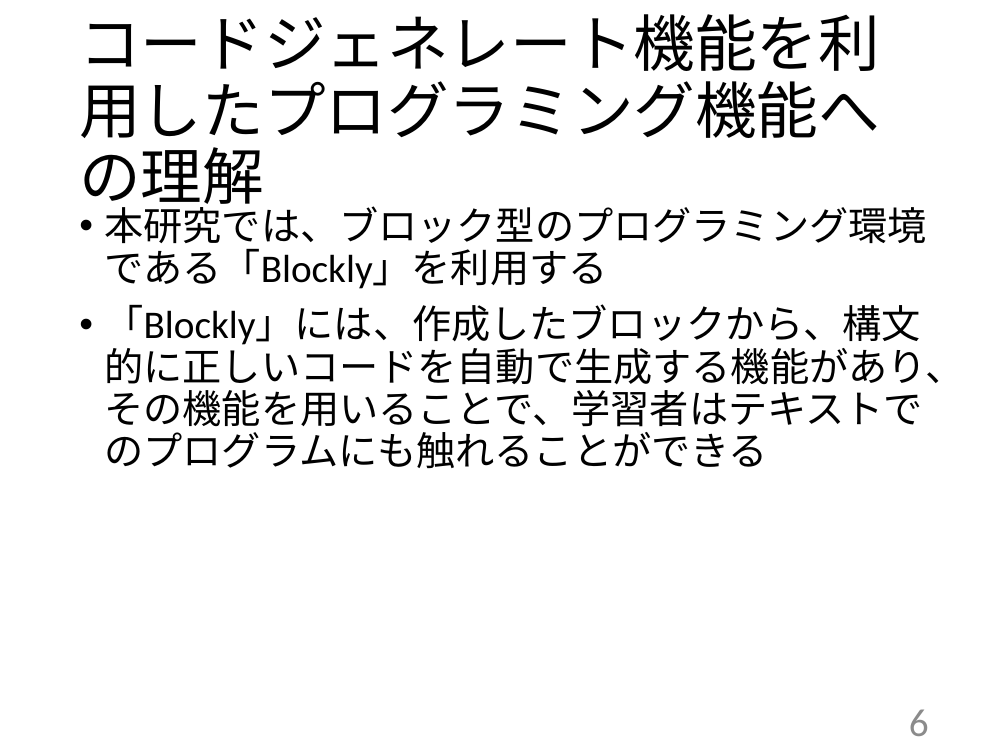
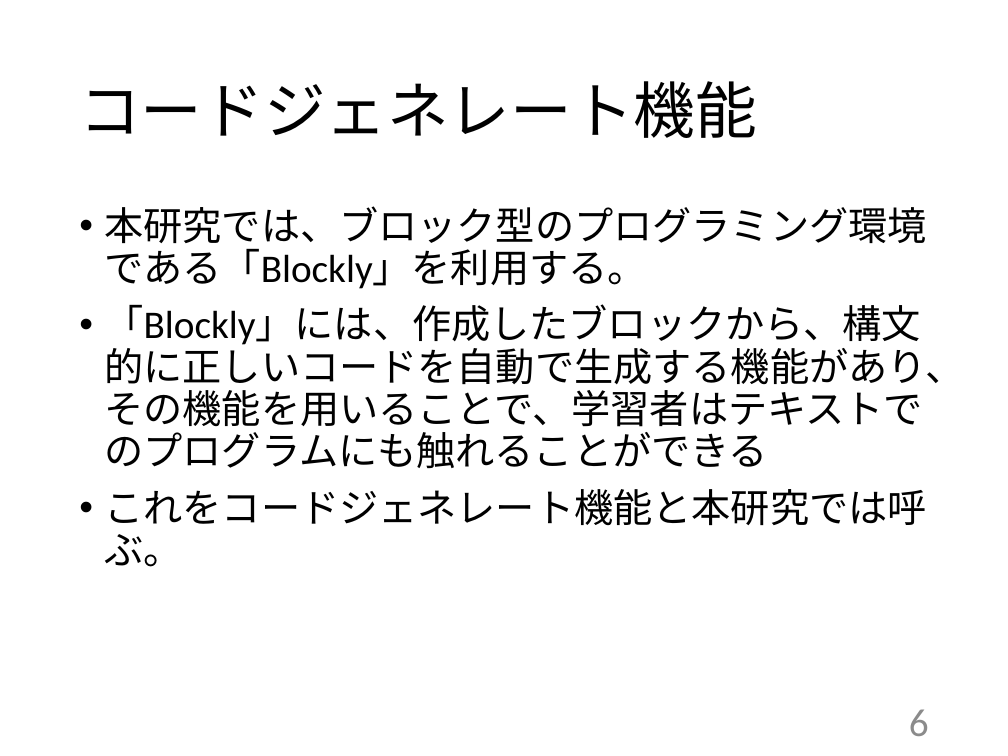
Before and after one commit to kait-takanolab/1821121-shimaoka-thesis, a slide deck: slide 6 of 1821121_shimaoka_tyuukan.pptx. Drawn at 1008x756 pixels with LibreOffice and Linux fonts; fonts in the diff are those of the drawing. Boxes give left, top, right and bottom in pixels: in the first picture for what was removed or moved away, otherwise in the second. Text is boxed around its words. In the diff, an @@ line names an element or a change of style, - is before the commit and + after.

```diff
--- a/1821121_shimaoka_tyuukan.pptx
+++ b/1821121_shimaoka_tyuukan.pptx
@@ title at bbox=[79, 81, 757, 138]: text changed @@
-コードジェネレート機能を利用したプログラミング機能への理解
+コードジェネレート機能
@@ text at bbox=[105, 206, 927, 289]: text changed @@
-• 本研究では、ブロック型のプログラミング環境である「Blockly」を利用する
+• 本研究では、ブロック型のプログラミング環境である「Blockly」を利用する。
@@ text at bbox=[105, 489, 927, 567]: paragraph added @@
+• これをコードジェネレート機能と本研究では呼ぶ。
```
Also in this commit, not shown: 6 other slides changed.
